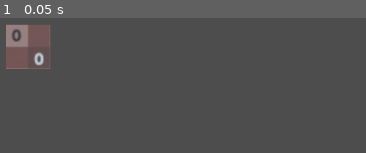
Above: before the commit, frame 1.
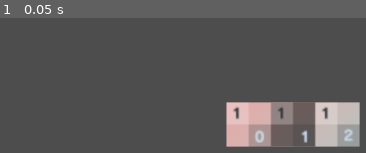
Above: after the commit, the same moment.

Repository: ScottGarryFoster/Game-PacmanInGodot
Game: Godot game, scene res://Scenes/LevelDesigner/LevelDesigner.tscn
Two runs of this game, one before a commit and one after it. Both use one fixed random seed, a clock stepped at 60 frames per second and the inputs below.
Inputs:
- Up to frame 1 (0.05 s): no input

The runs differ from the first frame. In frame 1, 14% of the frame differs, in the area x 1-99%, y 5-96%.

Commit message:
Created a tile palette

Diff:
--- a/Pacman/Scenes/LevelDesigner/DesignerTile/DesignerTile.gd
+++ b/Pacman/Scenes/LevelDesigner/DesignerTile/DesignerTile.gd
@@ -1,5 +1,14 @@
 extends Area2D
 
+## Occurs upon tile selection.
+## func OnTileSelected(contextToUs: Vector2i, shaderTile: Vector2i):
+signal TileSelected
+
+## Given to us by whatever spawns up to give context when informing the outter world we were selected.
+@export var CurrentLocationInOuterWorld : Vector2i
+
+## The current tile displayed
+var ShaderOutputTile : Vector2i
 
 # Called when the node enters the scene tree for the first time.
 func _ready() -> void:
@@ -10,9 +19,14 @@
 func _process(delta: float) -> void:
 	pass
 
+## Sets a tile to given position.
+func SetTile(position: Vector2i):
+	ShaderOutputTile = position
+	$TextureRect.material.set_shader_parameter("currentTile", Vector2(ShaderOutputTile.x, ShaderOutputTile.y))
+	pass
 
-func _on_texture_rect_gui_input(event: InputEvent) -> void:
-	print("input")
-
-	print(event.as_text())
-	pass # Replace with function body.
+## Occurs when an input action happens on this scene. In this case Mouse Input.
+func OnTextureRectGuiInput(event: InputEvent) -> void:
+	if event is InputEventMouseButton and event.button_index == MOUSE_BUTTON_LEFT and event.pressed:
+		TileSelected.emit(CurrentLocationInOuterWorld, ShaderOutputTile)
+	pass
--- a/Pacman/Scenes/LevelDesigner/DesignerTile/DesignerTile.tscn
+++ b/Pacman/Scenes/LevelDesigner/DesignerTile/DesignerTile.tscn
@@ -1,10 +1,11 @@
 [gd_scene load_steps=6 format=3 uid="uid://c14dwipf8nxvv"]
 
 [ext_resource type="Script" path="res://Scenes/LevelDesigner/DesignerTile/DesignerTile.gd" id="1_exauk"]
-[ext_resource type="Shader" path="res://Scenes/LevelDesigner/DesignerTile/SegementedShader.gdshader" id="1_mgbci"]
+[ext_resource type="Shader" path="res://Library/Shaders/TileShader.gdshader" id="1_mgbci"]
 [ext_resource type="Texture2D" uid="uid://cvl4o7jfk33w7" path="res://Media/Tilesets/TestTileset copy.png" id="2_gwkkp"]
 
 [sub_resource type="ShaderMaterial" id="ShaderMaterial_xwp36"]
+resource_local_to_scene = true
 shader = ExtResource("1_mgbci")
 shader_parameter/tilesHorizontal = 10
 shader_parameter/tilesVertical = 10
@@ -27,4 +28,4 @@
 position = Vector2(160, 160)
 shape = SubResource("RectangleShape2D_gyr2j")
 
-[connection signal="gui_input" from="TextureRect" to="." method="_on_texture_rect_gui_input"]
+[connection signal="gui_input" from="TextureRect" to="." method="OnTextureRectGuiInput"]
--- /dev/null
+++ b/Pacman/Scenes/LevelDesigner/LevelDesigner.gd
@@ -0,0 +1,19 @@
+extends Node
+
+# Called when the node enters the scene tree for the first time.
+func _ready() -> void:
+
+	pass # Replace with function body.
+
+
+# Called every frame. 'delta' is the elapsed time since the previous frame.
+func _process(delta: float) -> void:
+	pass
+
+
+## No longer required as sub scenes will be used, kept in this submit as it maybe used in next.
+func SetDesignerTile(tile: Node, location: Vector2i):
+	var DesignerTileScript = preload("res://Scenes/LevelDesigner/DesignerTile/DesignerTile.gd")
+	if tile.get_script() == DesignerTileScript:
+		tile.SetTile(location)
+	pass
--- a/Pacman/Scenes/LevelDesigner/LevelDesigner.tscn
+++ b/Pacman/Scenes/LevelDesigner/LevelDesigner.tscn
@@ -1,9 +1,16 @@
-[gd_scene load_steps=2 format=3 uid="uid://c0htblkl6j3g3"]
+[gd_scene load_steps=4 format=3 uid="uid://c0htblkl6j3g3"]
 
+[ext_resource type="Script" path="res://Scenes/LevelDesigner/LevelDesigner.gd" id="1_t8b3w"]
 [ext_resource type="PackedScene" uid="uid://c14dwipf8nxvv" path="res://Scenes/LevelDesigner/DesignerTile/DesignerTile.tscn" id="1_xgma8"]
+[ext_resource type="PackedScene" uid="uid://dqw5silrbnc5l" path="res://Scenes/LevelDesigner/TileChooser/TileChooser.tscn" id="3_dq5rf"]
 
 [node name="LevelDesigner" type="Node"]
+script = ExtResource("1_t8b3w")
 
 [node name="DesignerTile" parent="." instance=ExtResource("1_xgma8")]
+visible = false
 position = Vector2(59, 141)
 scale = Vector2(0.2, 0.2)
+
+[node name="TileChooser" parent="." instance=ExtResource("3_dq5rf")]
+position = Vector2(377, 253)
--- /dev/null
+++ b/Pacman/Scenes/LevelDesigner/TileChooser/TileChooser.gd
@@ -0,0 +1,63 @@
+extends Node2D
+
+## The scene to spawn tiles for.
+var DesignerTileScene = preload("res://Scenes/LevelDesigner/DesignerTile/DesignerTile.tscn")
+
+## The script to use when spawning tiles.
+var DesignerTileScript = preload("res://Scenes/LevelDesigner/DesignerTile/DesignerTile.gd")
+
+## Relative to the origin of the scene, where to begin placing tiles.
+@export var StartLocation : Vector2
+
+## The scale to set each tile.
+@export var ScaleForEachTile : Vector2
+
+## The size of each tile and therefore the amount to place them apart.
+@export var PixelSizeForEachTile : Vector2
+
+## Stores all tiles in the chooser.
+var SelectableTileCollection = []
+
+# Called when the node enters the scene tree for the first time.
+func _ready() -> void:
+	SpawnSelectableTiles()
+	pass # Replace with function body.
+
+
+# Called every frame. 'delta' is the elapsed time since the previous frame.
+func _process(delta: float) -> void:
+	pass
+
+## Spawns tiles for the chooser.
+func SpawnSelectableTiles():
+
+	var currentLocation = StartLocation
+	for i in range(3):
+		var currentTile = DesignerTileScene.instantiate()
+		SelectableTileCollection.append(currentTile)
+
+		# Move to correct position
+		currentTile.position = currentLocation;
+		currentLocation.x += PixelSizeForEachTile.x
+		currentTile.scale = ScaleForEachTile
+
+		# Setup the place the tile has in our world and the tile to paint
+		# If we have issues with this, ensure the startup for DesignerTile
+		# does not mess with the Shader or call SetTile.
+		currentTile.CurrentLocationInOuterWorld = Vector2i(i, 0)
+		currentTile.SetTile(Vector2i(i, 1))
+
+		# Hook up the event upon selected
+		if currentTile.has_signal("TileSelected"):
+			currentTile.connect("TileSelected", Callable(self, "OnTileSelected"))
+
+		add_child(currentTile)
+
+		print(str(currentLocation.x) + ", " + str(currentLocation.y))
+	pass
+
+## Responds to tiles selected.
+func OnTileSelected(contextToUs: Vector2i, shaderTile: Vector2i):
+	print("ShaderTile: " + str(shaderTile.x) + ", " + str(shaderTile.y))
+	print("ContextToUs: " + str(contextToUs.x) + ", " + str(contextToUs.y))
+	pass
--- /dev/null
+++ b/Pacman/Scenes/LevelDesigner/TileChooser/TileChooser.tscn
@@ -0,0 +1,8 @@
+[gd_scene load_steps=2 format=3 uid="uid://dqw5silrbnc5l"]
+
+[ext_resource type="Script" path="res://Scenes/LevelDesigner/TileChooser/TileChooser.gd" id="1_f35y4"]
+
+[node name="TileChooser" type="Node2D"]
+script = ExtResource("1_f35y4")
+ScaleForEachTile = Vector2(0.2, 0.2)
+PixelSizeForEachTile = Vector2(64, 64)
Renamed: Pacman/Scenes/LevelDesigner/DesignerTile/SegementedShader.gdshader -> Pacman/Library/Shaders/TileShader.gdshader
